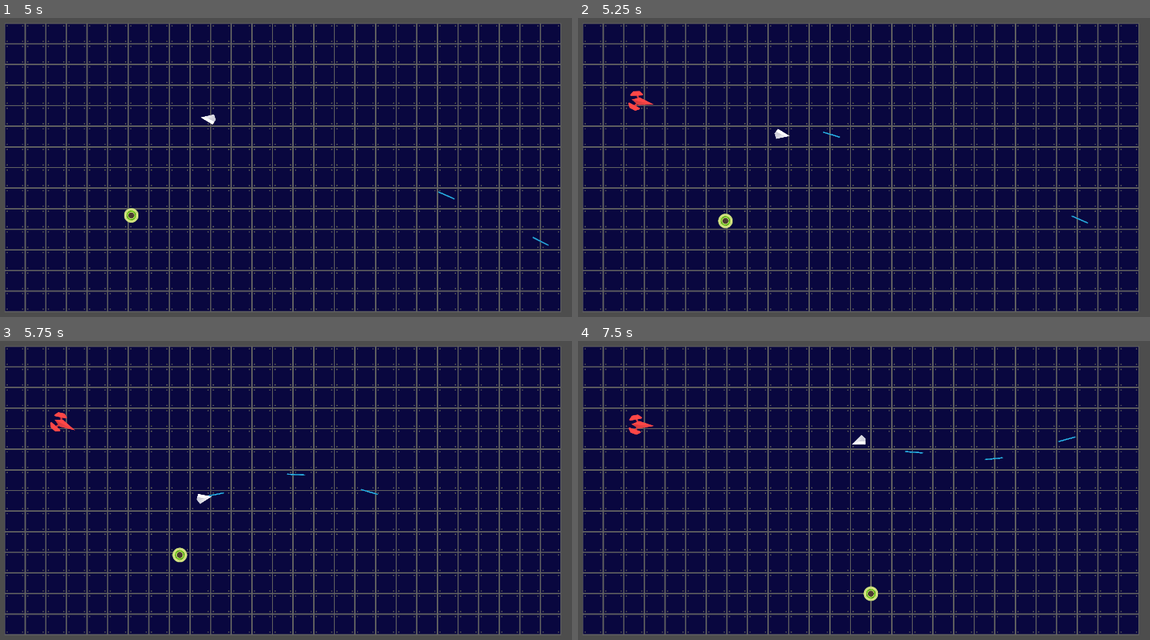
Above: before the commit, frames 1-4 (two rows, left to right).
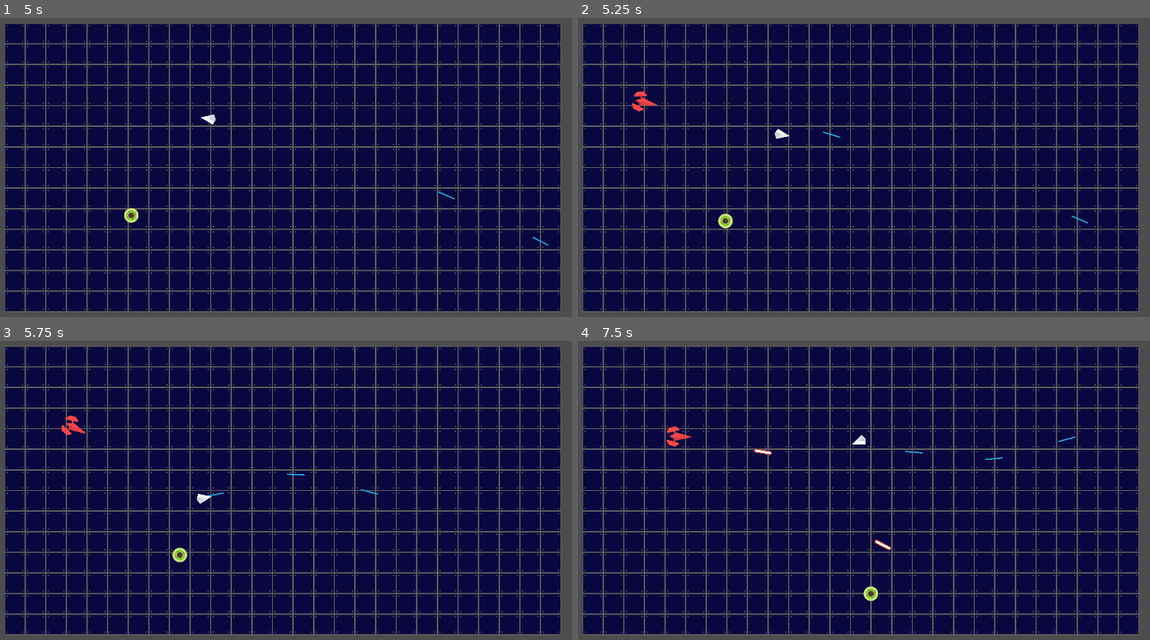
Above: after the commit, the same moments.

Repository: moenage/Overload
Game: Godot game, scene res://Scenes/Levels/level.tscn
Same seed, same stepped clock (60 frames per second), same inputs: the game is played once before the commit and once after it.
Inputs (mouse positions are in pixels of both pictures, inside the frame that each line leads up to):
- Up to frame 1 (5 s): move the mouse to (417, 134) at 0.52 s; press the mouse at (417, 134) at 0.53 s; hold D (right) 0.53-1.28 s; move the mouse to (160, 170) at 1.27 s; release the mouse at (160, 170) at 1.28 s; hold S (down) 1.28-2.03 s; click (160, 170) at 1.35 s; move the mouse to (343, 74) at 2.02 s; press the mouse at (343, 74) at 2.03 s; hold D (right) 2.03-2.78 s; move the mouse to (251, 221) at 2.77 s; release the mouse at (251, 221) at 2.78 s; hold W (up) 2.78-3.53 s; click (251, 221) at 2.85 s; move the mouse to (469, 203) at 3.52 s; press the mouse at (469, 203) at 3.53 s; hold A (left) from 3.53 s (still down); move the mouse to (97, 101) at 4.27 s; release the mouse at (97, 101) at 4.28 s; click (97, 101) at 4.35 s
- Up to frame 2 (5.25 s): tap Enter at 5 s; move the mouse to (892, 152) at 5.02 s; release A (left) at 5.03 s; press the mouse at (892, 152) at 5.03 s; hold S (down) from 5.03 s (still down)
- Up to frame 3 (5.75 s): keep holding S (down)
- Up to frame 4 (7.5 s): move the mouse to (766, 388) at 5.77 s; release S (down) at 5.78 s; release the mouse at (766, 388) at 5.78 s; hold D (right) 5.78-6.53 s; click (766, 388) at 5.85 s; move the mouse to (995, 457) at 6.52 s; press the mouse at (995, 457) at 6.53 s; hold W (up) 6.53-7.28 s; move the mouse to (738, 493) at 7.27 s; release the mouse at (738, 493) at 7.28 s; hold D (right) from 7.28 s (still down); click (738, 493) at 7.35 s

Frame 1 is identical in both runs. In frame 2, 0.1% of the frame differs, in the area x 8-14%, y 24-32%; in frame 3, 0.2%; in frame 4, 0.4%, in the area x 8-55%, y 24-71%.

Commit message:
Fixed enemy shooting

Diff:
--- a/Scenes/Enemies/Enemy1/Enemy1Handler.gd
+++ /dev/null
@@ -1,10 +0,0 @@
-extends Node2D
-
-var laserEnemyScene: PackedScene = preload("res://Scenes/Projectiles/EnemyLaser/enemy_laser.tscn")
-
-func _on_enemy_1_enemy_shot_laser(pos, laserDir):
-	var laser = laserEnemyScene.instantiate() as Area2D
-	laser.position = pos
-	laser.rotation_degrees = rad_to_deg(laserDir.angle()) + 90
-	laser.direction = laserDir
-	$Projectiles.add_child(laser)
--- a/Scenes/Enemies/Enemy1/enemy_1.gd
+++ b/Scenes/Enemies/Enemy1/enemy_1.gd
@@ -4,11 +4,13 @@
 
 @export var speed: float = 200.0
 var target: CharacterBody2D
+var levelNode: Node2D
 
-signal enemyShotLaser(pos, laserDir)
+var laserEnemyScene: PackedScene = preload("res://Scenes/Projectiles/EnemyLaser/enemy_laser.tscn")
 
 func _ready():
-	target = get_parent().get_parent().get_parent().get_node("Player")
+	levelNode = get_parent().get_parent()
+	target = levelNode.get_node("Player")
 	$ShootLaser.autostart = true
 
 func _physics_process(_delta):
@@ -18,5 +20,10 @@
 
 
 func _on_shoot_laser_timeout():
-	var laserDir = (target.global_position - position).normalized()
-	enemyShotLaser.emit($LaserPoint.global_position, laserDir)
+	var laserDir = (target.global_position - global_position).normalized()
+
+	var laser = laserEnemyScene.instantiate() as Area2D
+	laser.position = $LaserPoint.global_position
+	laser.rotation_degrees = rad_to_deg(laserDir.angle()) + 90
+	laser.direction = laserDir
+	levelNode.get_node("Projectiles").add_child(laser)
--- a/Scenes/Enemies/Enemy1/enemy_1.tscn
+++ b/Scenes/Enemies/Enemy1/enemy_1.tscn
@@ -8,7 +8,7 @@
 collision_layer = 4
 collision_mask = 27
 script = ExtResource("1_bjrur")
-speed = 0.0
+speed = 100.0
 metadata/_edit_lock_ = true
 
 [node name="Sprite2D" type="Sprite2D" parent="."]
@@ -28,7 +28,6 @@
 autostart = true
 
 [node name="LaserPoint" type="Marker2D" parent="."]
-position = Vector2(44.6667, 0)
-metadata/_edit_lock_ = true
+position = Vector2(56, 0)
 
 [connection signal="timeout" from="ShootLaser" to="." method="_on_shoot_laser_timeout"]
--- a/Scenes/Enemies/Enemy1/enemy_1_handler.tscn
+++ /dev/null
@@ -1,13 +0,0 @@
-[gd_scene load_steps=3 format=3 uid="uid://b2u2by2xctukj"]
-
-[ext_resource type="Script" path="res://Scenes/Enemies/Enemy1/Enemy1Handler.gd" id="1_67hcc"]
-[ext_resource type="PackedScene" uid="uid://bx01r5ikeih0n" path="res://Scenes/Enemies/Enemy1/enemy_1.tscn" id="2_m8mve"]
-
-[node name="Enemy1Handler" type="Node2D"]
-script = ExtResource("1_67hcc")
-
-[node name="Enemy1" parent="." instance=ExtResource("2_m8mve")]
-
-[node name="Projectiles" type="Node2D" parent="."]
-
-[connection signal="enemyShotLaser" from="Enemy1" to="." method="_on_enemy_1_enemy_shot_laser"]
--- a/Scenes/Levels/level.gd
+++ b/Scenes/Levels/level.gd
@@ -7,7 +7,7 @@
 
 var laserScene: PackedScene = preload("res://Scenes/Projectiles/laser.tscn")
 
-var enemyScene: PackedScene = preload("res://Scenes/Enemies/Enemy1/enemy_1_handler.tscn")
+var enemyScene: PackedScene = preload("res://Scenes/Enemies/Enemy1/enemy_1.tscn")
 
 #Spawn Bullet from player
 func _on_player_shot_laser(pos, laserDir):
--- a/Scenes/Projectiles/EnemyLaser/enemy_laser.tscn
+++ b/Scenes/Projectiles/EnemyLaser/enemy_laser.tscn
@@ -4,8 +4,8 @@
 [ext_resource type="Script" path="res://Scenes/Projectiles/EnemyLaser/enemy_laser.gd" id="1_ogajd"]
 
 [sub_resource type="CapsuleShape2D" id="CapsuleShape2D_tsm0v"]
-radius = 7.0
-height = 56.0
+radius = 4.5
+height = 52.0
 
 [node name="EnemyLaser" type="Area2D"]
 scale = Vector2(2, 2)
--- a/Scenes/Projectiles/laser.tscn
+++ b/Scenes/Projectiles/laser.tscn
@@ -4,8 +4,8 @@
 [ext_resource type="Script" path="res://Scenes/Projectiles/laser.gd" id="1_t2spy"]
 
 [sub_resource type="CapsuleShape2D" id="CapsuleShape2D_b3xfb"]
-radius = 5.0
-height = 58.0
+radius = 4.0
+height = 54.0
 
 [node name="Laser" type="Area2D"]
 scale = Vector2(1, 2)
